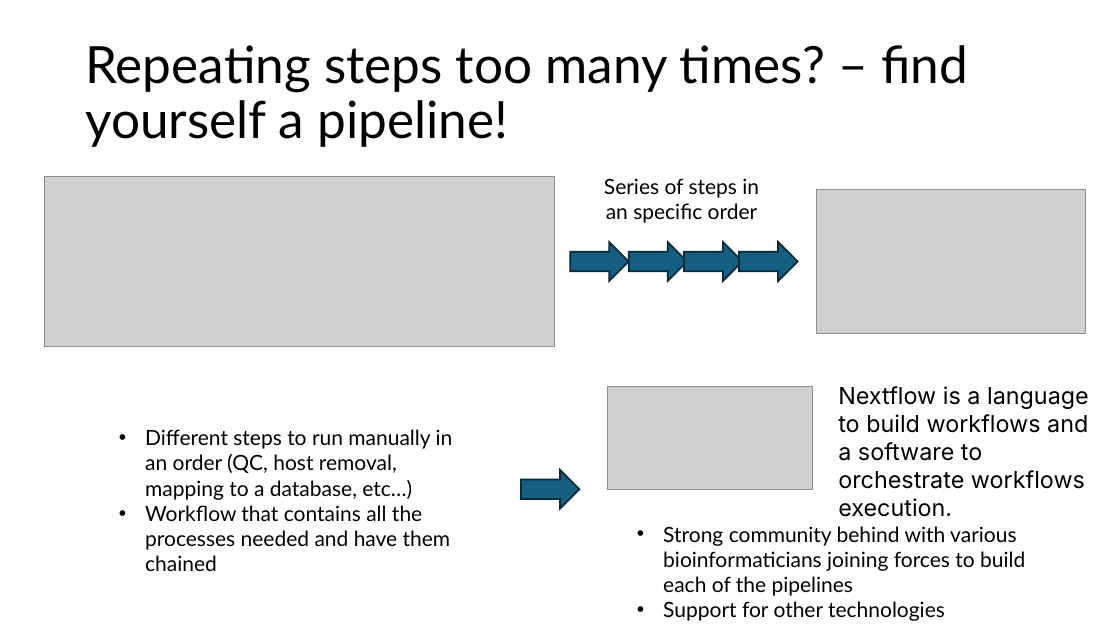
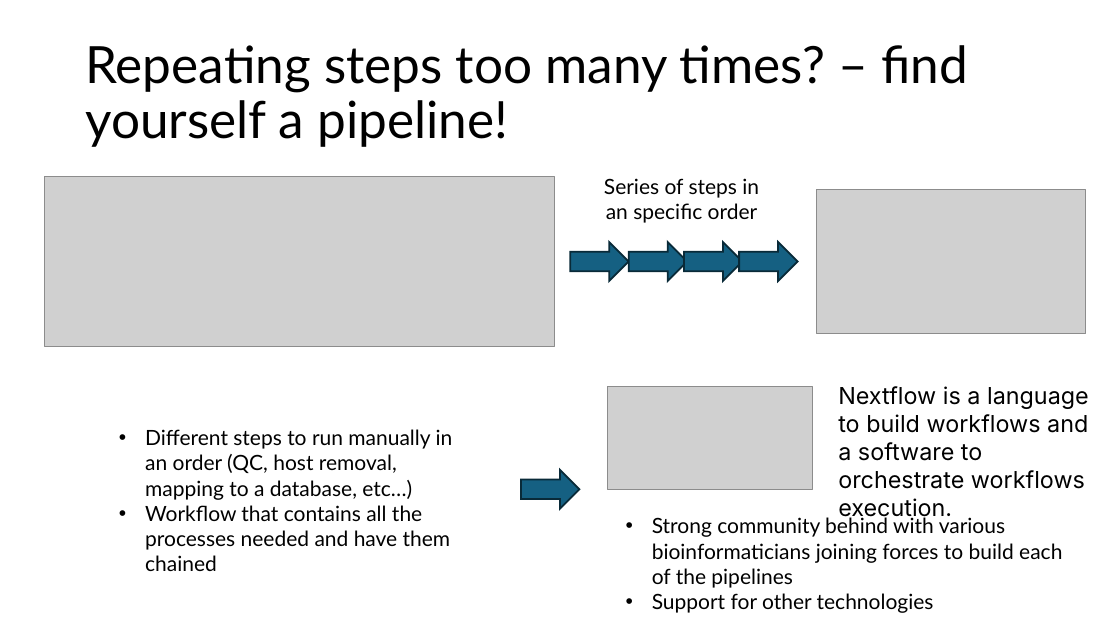
Before and after one commit to biosustain/dsp_metagenomics_training, a slide deck: slide 3 of course_contents/DataProcessing_taxprofiler.pptx. Drawn at 1120x630 pixels with LibreOffice and Linux fonts; fonts in the diff are those of the drawing; grey boxes stand for pictures. Boxes give left, top, right and bottom in pixels: in the first picture for what was removed or moved away, otherwise in the second. Text is boxed around its words. In the diff, an @@ line names an element or a change of style, - is before the commit and + after.

```diff
--- a/course_contents/DataProcessing_taxprofiler.pptx
+++ b/course_contents/DataProcessing_taxprofiler.pptx
@@ text "Strong community behind with various ..." rewrapped from bbox=[663, 526, 1025, 621] to bbox=[652, 515, 1062, 613] @@
```
Also in this commit, not shown: 4 other slides changed, 5 slides added, 2 slides removed.
